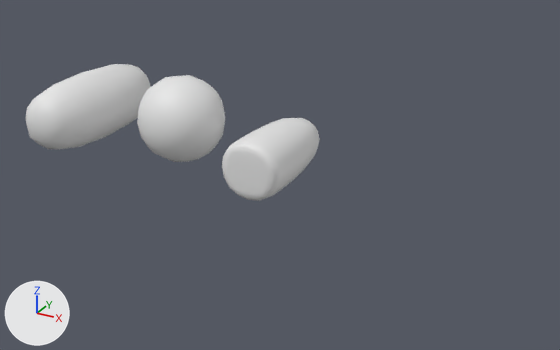
What one commit did to the FBX model Assets/Resources/Models/Items/Doodies/Doodies.fbx.
One viewpoint serves both versions: a 50 mm camera at (1.526, -1.633, 0.86) aimed at (0.655, -0.049, 0.068). Every picture has the same lights, and +X, +Y and +Z are marked at lower left. Materials are left out; every surface is plain grey. Where no turn or scale is listed for an object, it has been applied to the vertices.

The first picture shows 'Doodie_Ball_01', 'Doodie_Cannon', 'Doodie_Normal_01'.
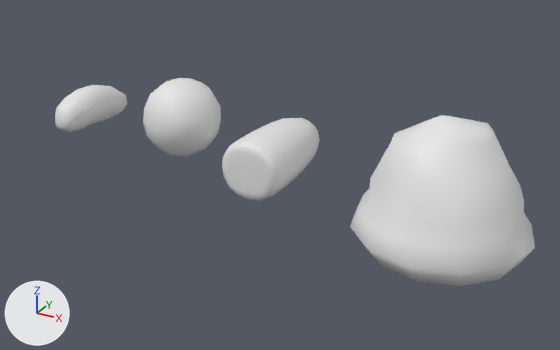
Boxes [x1, y1, x2, y2] around the edits, measured in the pictures (560 x 350 px):
'Doodie_Softie_Low', added: after [350, 115, 535, 286]
'Doodie_Normal_01', deleted: before [26, 64, 151, 150]
'Doodie_Ball_01', reshaped (11% narrower, 9% shorter): before [137, 75, 225, 162]; after [143, 78, 221, 157]
'Doodie_Normal_Low', added: after [55, 85, 127, 133]

What the commit changed:
me_cube_003 is used by ob_doodie_ball_01; location (0.321, 0.0, 0.147).
me_cube_003 had 98 vertices, 96 faces and spanned x -0.12..0.12, y -0.12..0.12, z -0.12..0.12.
me_cube_003 now has 98 vertices, 96 faces and spans x -0.107..0.106, y -0.11..0.103, z -0.104..0.114.
me_cube_003 part 1: 98 of 98 vertices moved; they spanned x -0.12..0.12, y -0.12..0.12, z -0.12..0.12 and now span x -0.107..0.106, y -0.11..0.103, z -0.104..0.114; mean shift (0.001, 0.0, 0.001); largest move (-0.08, -0.042, -0.08) -> (-0.066, -0.038, -0.067).
Mesh me_cube is new.
It has 162 vertices, 160 faces and spans x -0.062..0.056, y -0.135..0.14, z -0.062..0.058.
Mesh me_cylinder_002 is new.
It has 109 vertices, 214 faces and spans x -0.215..0.199, y -0.209..0.204, z -0.12..0.193.
Object 'Doodie_Normal_01' (ob_doodie_normal_01) is deleted.
Object 'Doodie_Normal_Low' (ob_doodie_normal_low) is new; it shows me_cube.
Its location is (0.0, 0.0, 0.137).
Object 'Doodie_Softie_Low' (ob_doodie_softie_low) is new; it shows me_cylinder_002.
Its location is (1.101, -0.086, 0.116).
